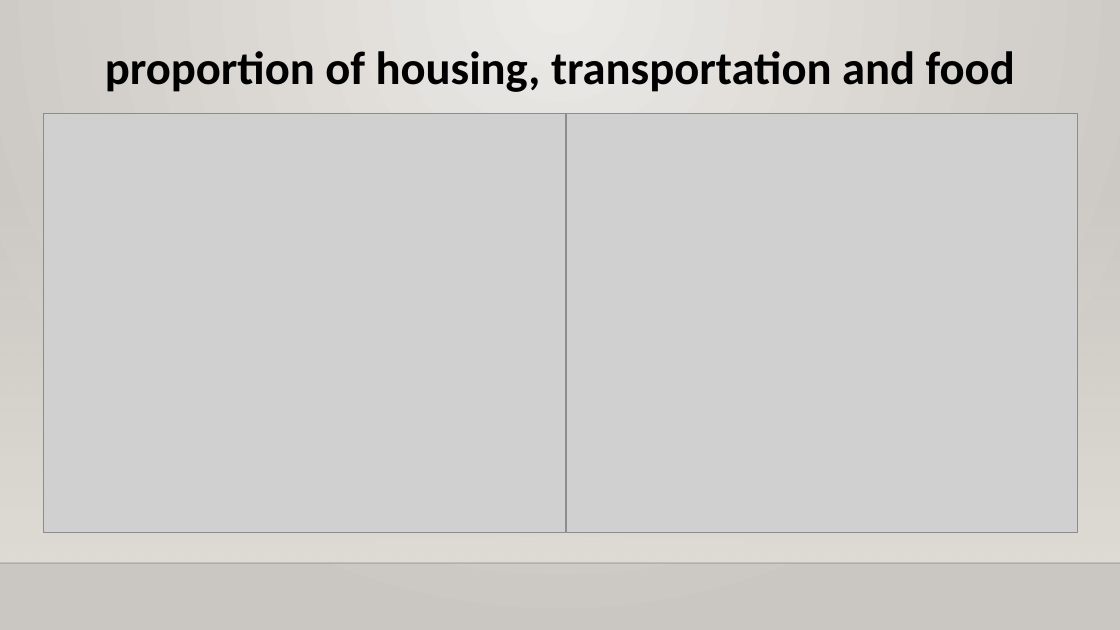
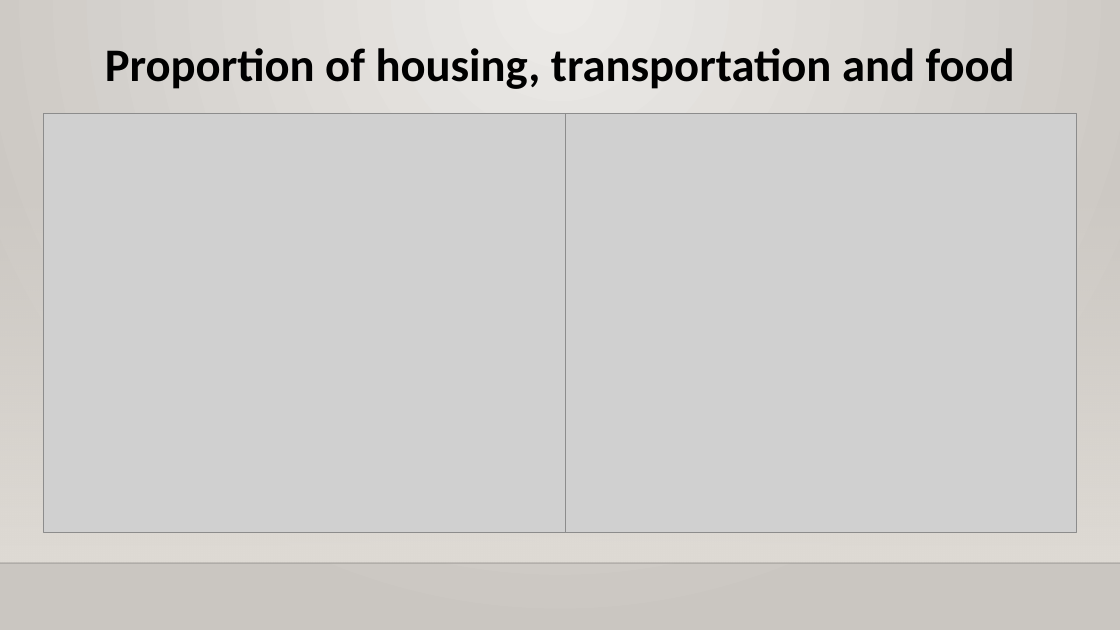
Before and after one commit to XIAOJIA68/DAV-5400, a slide deck: slide 10 of Final Presentation.pptx. Drawn at 1120x630 pixels with LibreOffice and Linux fonts; fonts in the diff are those of the drawing; grey boxes stand for pictures; background and template pictures are left out. Boxes give left, top, right and bottom in pixels: in the first picture for what was removed or moved away, otherwise in the second. Text is boxed around its words. In the diff, an @@ line names an element or a change of style, - is before the commit and + after.

```diff
--- a/Final Presentation.pptx
+++ b/Final Presentation.pptx
@@ text at box(105, 48, 1015, 89): text changed @@
-proportion of housing, transportation and food
+Proportion of housing, transportation and food
```
Also in this commit, not shown: 4 other slides changed, 2 slides added, 1 slide removed.
